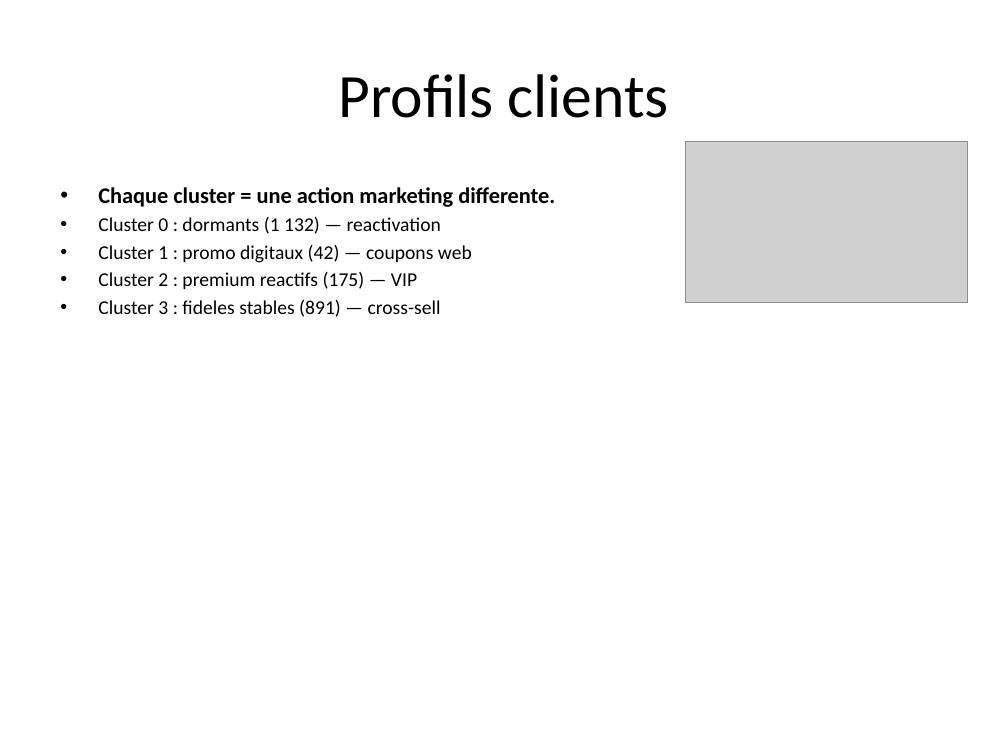
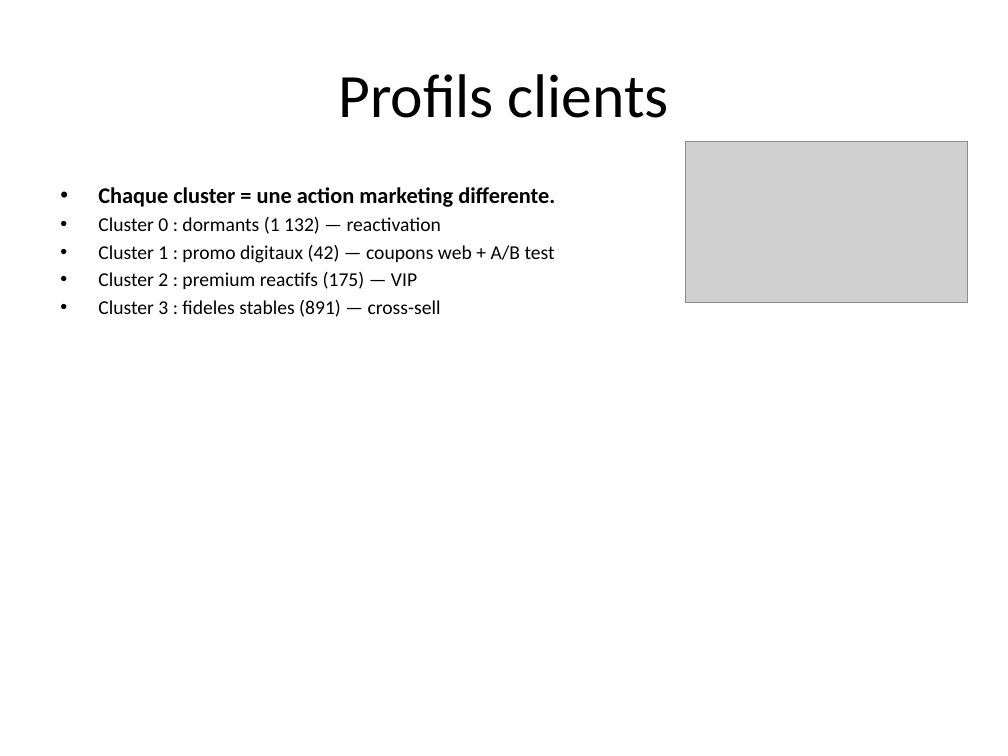
Before and after one commit to itsKokou/projet_ml, a slide deck: slide 10 of reports/presentation_finale.pptx. Drawn at 1008x756 pixels with LibreOffice and Linux fonts; fonts in the diff are those of the drawing; grey boxes stand for pictures. Boxes give left, top, right and bottom in pixels: in the first picture for what was removed or moved away, otherwise in the second. Text is boxed around its words. In the diff, an @@ line names an element or a change of style, - is before the commit and + after.

```diff
--- a/reports/presentation_finale.pptx
+++ b/reports/presentation_finale.pptx
@@ text at (98, 245, 555, 263): text changed @@
-• Cluster 1 : promo digitaux (42) — coupons web
+• Cluster 1 : promo digitaux (42) — coupons web + A/B test
```
Also in this commit, not shown: 5 other slides changed, 51 other files.
